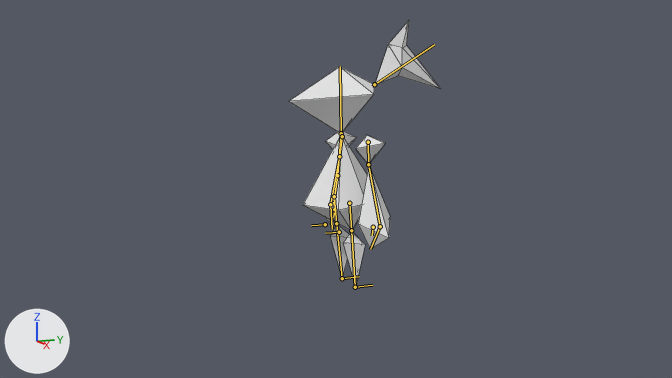
A saved change to the Blender file Assets/Meshes/silverSoldier.blend.
Before and after are seen from the file's camera 'Camera'. Every picture has the same lights, and +X, +Y and +Z are marked at lower left. The bones that bend it are drawn over the model as lines. Mesh edges are drawn as thin lines.
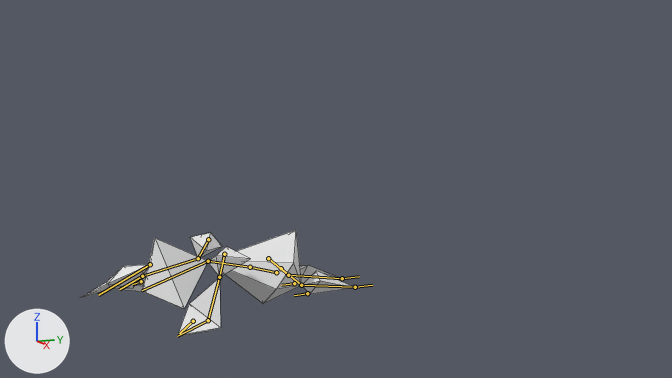
The newer file adds an action. The first version stands in its rest pose; the second is drawn at frame 20 of the action 'Death'.

Location of each change, [x1, y1, x2, y2] in pixels of the pictures (672 x 378 px):
'Cube', posed (81% wider, 60% shorter)
    before: [289, 21, 440, 287]
    after: [81, 230, 355, 336]
bone 'Root', root to tip
    before: (333, 203) to (337, 175)
    after: (276, 272) to (250, 267)
bone 'Head', root to tip
    before: (341, 133) to (340, 66)
    after: (208, 261) to (142, 290)
bone 'Hair', root to tip
    before: (374, 84) to (434, 44)
    after: (150, 264) to (98, 295)
bone 'Shoulder.L', root to tip
    before: (368, 142) to (368, 164)
    after: (224, 254) to (219, 277)
bone 'Arm.L', root to tip
    before: (368, 164) to (380, 226)
    after: (219, 277) to (208, 320)
bone 'Blade.L', root to tip
    before: (373, 227) to (372, 235)
    after: (193, 321) to (179, 333)
bone 'Shoulder.R', root to tip
    before: (342, 136) to (339, 156)
    after: (208, 239) to (198, 258)
bone 'Arm.R', root to tip
    before: (339, 156) to (330, 204)
    after: (198, 258) to (142, 276)
bone 'FootPivot.L', root to tip
    before: (339, 232) to (325, 233)
    after: (307, 293) to (294, 295)
bone 'FootPivot.R', root to tip
    before: (325, 224) to (311, 225)
    after: (294, 283) to (281, 285)

The change in detail:
Bone 'Root' (bone_root) moves from (0.0, 0.0, 0.0) to (0.0, -0.332, 0.232).
Bone 'Root' (bone_root) turns from (0, 0, 0) to (81, 0, 0) degrees about its own x, y and z.
Bone 'Head' (bone_head) turns from (0, 0, 0) to (66, 62, 60) degrees about its own x, y and z.
Bone 'Hair' (bone_hair) turns from (0, 0, 0) to (18, 18, 34) degrees about its own x, y and z.
Bone 'Shoulder.L' (bone_shoulder_l) turns from (0, 0, 0) to (-111, -18, 38) degrees about its own x, y and z.
Bone 'Arm.L' (bone_arm_l) turns from (0, 0, 0) to (16, -13, -37) degrees about its own x, y and z.
Bone 'Blade.L' (bone_blade_l) turns from (0, 0, 0) to (3, 0, -1) degrees about its own x, y and z.
Bone 'Blade.L' (bone_blade_l) is rescaled from (1.0, 1.0, 1.0) to (2.15, 2.15, 2.15).
Bone 'Shoulder.R' (bone_shoulder_r) turns from (0, 0, 0) to (-108, 11, 2) degrees about its own x, y and z.
Bone 'Arm.R' (bone_arm_r) turns from (0, 0, 0) to (20, 15, 36) degrees about its own x, y and z.
Bone 'FootPivot.L' (bone_footpivot_l) moves from (0.0, 0.0, 0.0) to (0.0, 0.152, -0.268).
Bone 'FootPivot.R' (bone_footpivot_r) moves from (0.0, 0.0, 0.0) to (0.0, 0.152, -0.268).
